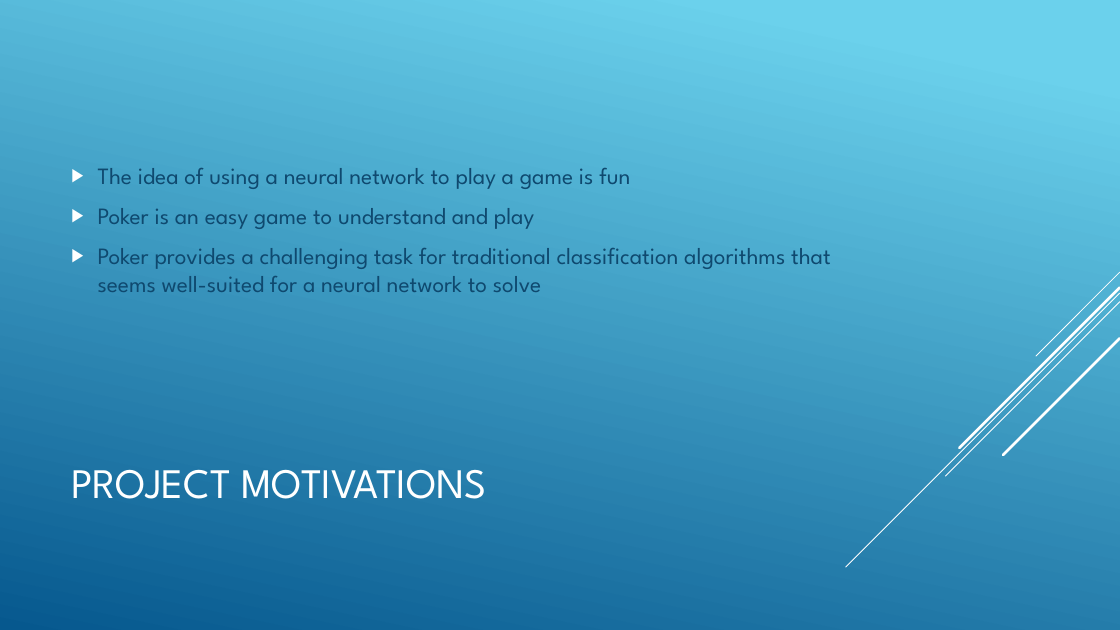
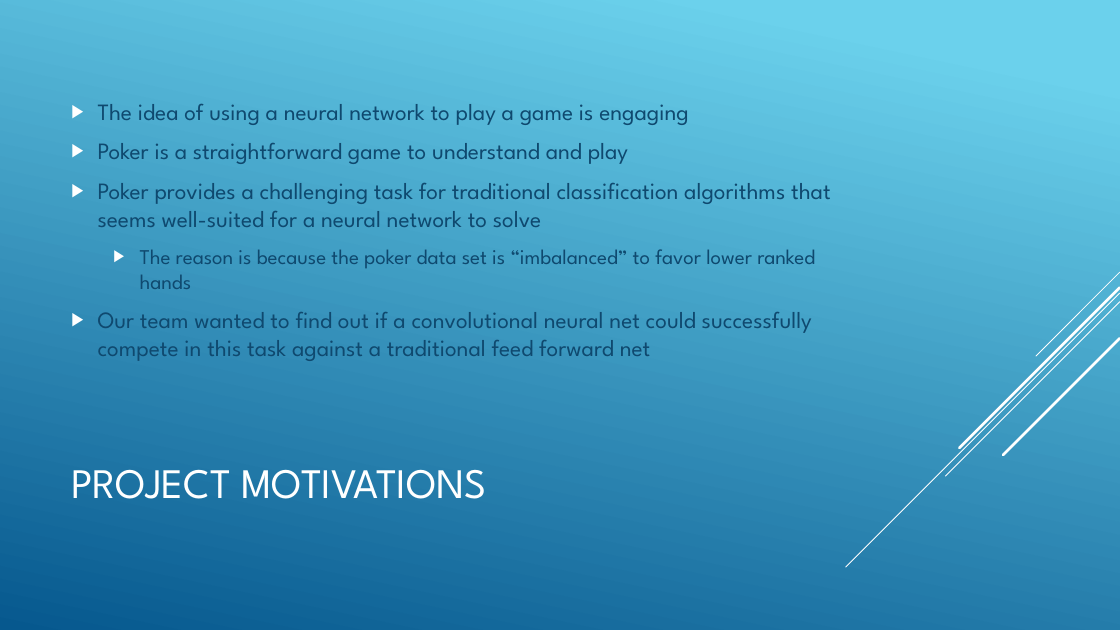
Before and after one commit to CSCI4850/S18-team4-project, a slide deck: slide 6 of PresentationSlides.pptx (slide 5 before the commit). Drawn at 1120x630 pixels with LibreOffice and Linux fonts; fonts in the diff are those of the drawing. Boxes give left, top, right and bottom in pixels: in the first picture for what was removed or moved away, otherwise in the second. Text is boxed around its words. In the diff, an @@ line names an element or a change of style, - is before the commit and + after.

Commit message:
Updated slides

```diff
--- a/PresentationSlides.pptx
+++ b/PresentationSlides.pptx
@@ text at box(98, 104, 689, 164): text changed @@
-▶ The idea of using a neural network to play a game is fun
-▶ Poker is an easy game to understand and play
+▶ The idea of using a neural network to play a game is engaging
+▶ Poker is a straightforward game to understand and play
@@ text at box(98, 249, 815, 361): paragraphs added @@
+  ▶ The reason is because the poker data set is “imbalanced” to favor lower ranked hands
+▶ Our team wanted to find out if a convolutional neural net could successfully compete in this task against a traditional feed forward net
```
Also in this commit, not shown: 3 other slides changed, 5 slides added, 1 slide removed.
